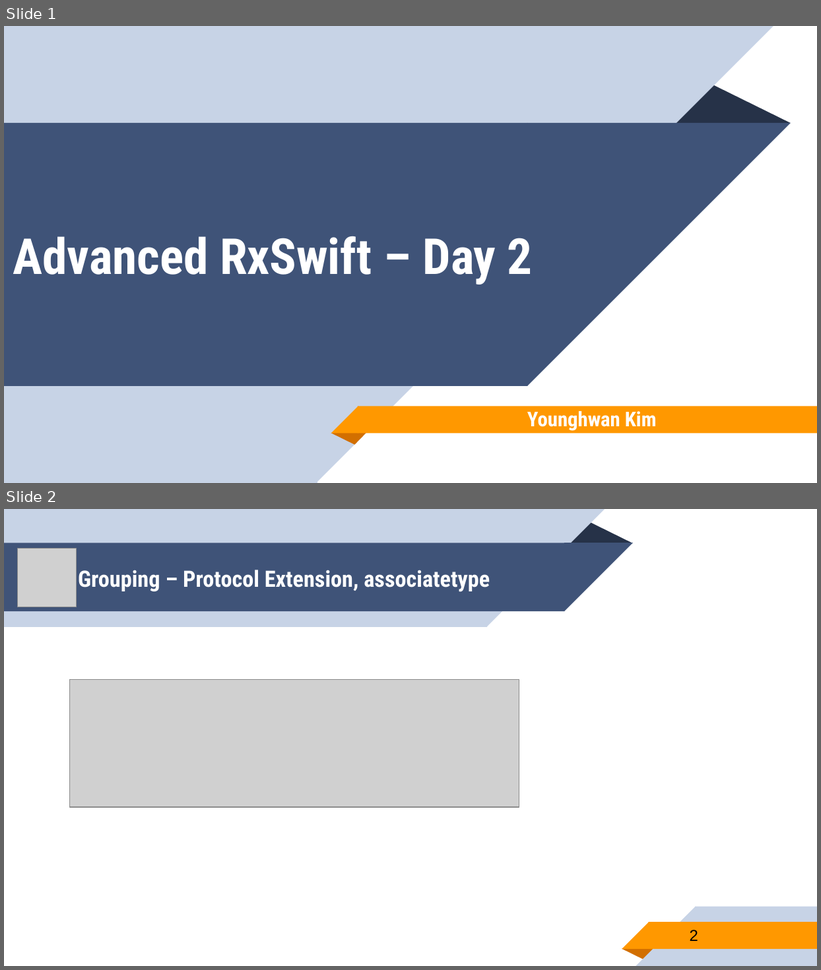
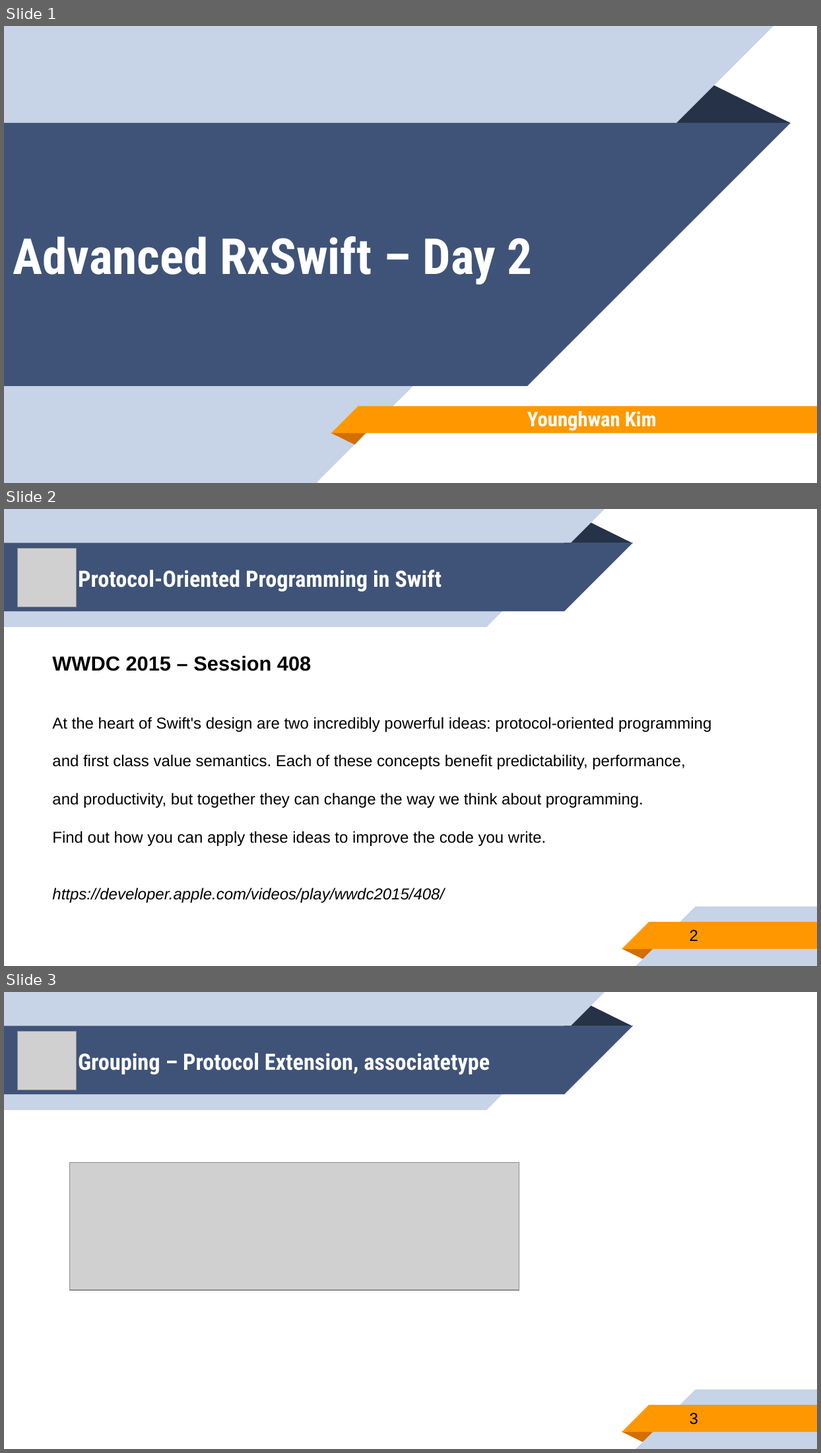
Before and after one commit to younghwankim/RxSwiftClass, a slide deck: AdvancedRxSwift/day2/AdvancedRxSwift2.pptx. Shown one above the other, each under a label of ours: slides 1 and 2 before the commit, slides 1, 2 and 3 after it. The pictures are 821x970 and 821x1453 pixels, drawn with LibreOffice and Linux fonts; fonts in the diff are those of the drawing; grey boxes stand for pictures. Boxes give left, top, right and bottom in pixels: in the first picture for what was removed or moved away, otherwise in the second. Text is boxed around its words. In the diff, an @@ line names an element or a change of style, - is before the commit and + after.

```diff
--- a/AdvancedRxSwift/day2/AdvancedRxSwift2.pptx
+++ b/AdvancedRxSwift/day2/AdvancedRxSwift2.pptx
@@ slide 2 added at bbox=[4, 509, 817, 966], background #FFFFFF; not listed: 10 template elements that a slide beside it also shows @@
@@ picture added at bbox=[18, 548, 77, 607] @@
@@ title added at bbox=[78, 570, 442, 591], 20 pt, text #FFFFFF, bold @@
+Protocol-Oriented Programming in Swift
@@ text added at bbox=[52, 656, 712, 903], 14 pt, text #000000 @@
+WWDC 2015 – Session 408
+At the heart of Swift's design are two incredibly powerful ideas: protocol-oriented programming
+and first class value semantics. Each of these concepts benefit predictability, performance,
+and productivity, but together they can change the way we think about programming.
+Find out how you can apply these ideas to improve the code you write.
+https://developer.apple.com/videos/play/wwdc2015/408/
@@ page number added at bbox=[690, 930, 698, 941], 14 pt, text #000000 @@
+2
@@ what was slide 2 is now slide 3 @@
@@ page number at bbox=[690, 1413, 698, 1425]: text changed @@
-2
+3
```
Also in this commit, not shown: 1 other slide added, 6 other files.
